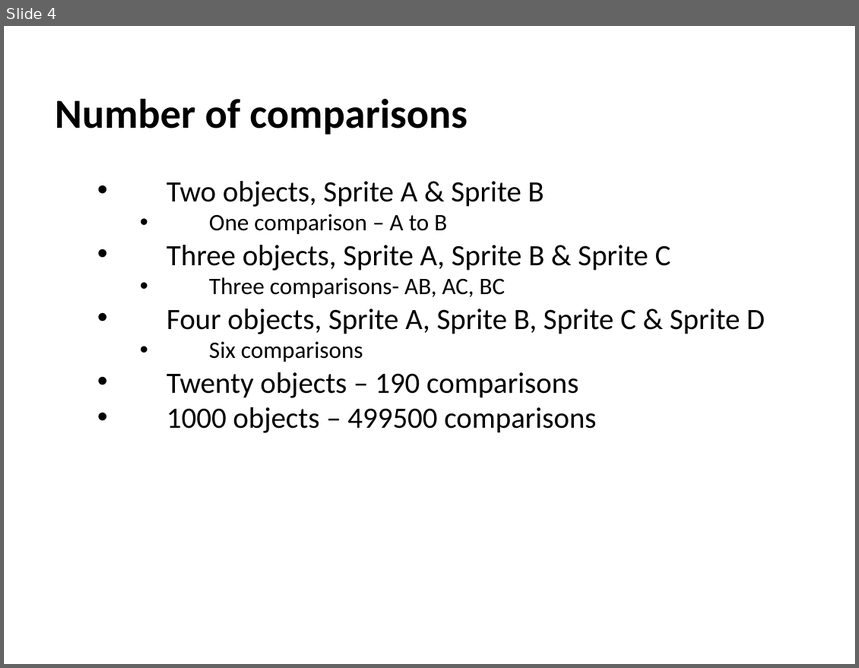
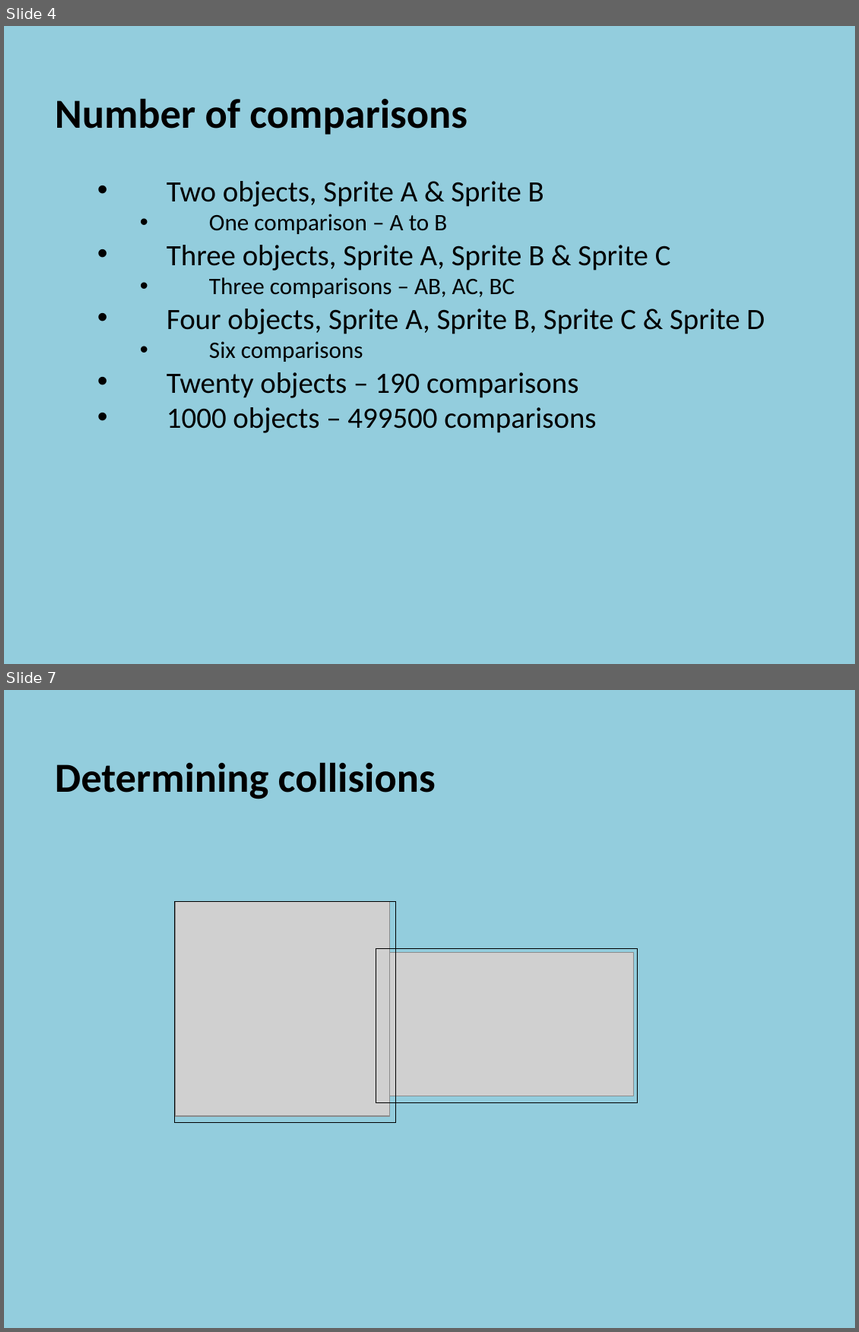
Before and after one commit to szetko/course-materials, a slide deck: Programming 4/08.2 NPC Collision/08.2 NPC Collision.pptx. Shown one above the other, each under a label of ours: slide 4 before the commit, slides 4 and 7 after it; the slides between them are not shown. The pictures are 859x668 and 859x1332 pixels, drawn with LibreOffice and Linux fonts; fonts in the diff are those of the drawing; grey boxes stand for pictures. Boxes give left, top, right and bottom in pixels: in the first picture for what was removed or moved away, otherwise in the second. Text is boxed around its words. In the diff, an @@ line names an element or a change of style, - is before the commit and + after.

Commit message:
Add
08.2 NPC Collision

```diff
--- a/Programming 4/08.2 NPC Collision/08.2 NPC Collision.pptx
+++ b/Programming 4/08.2 NPC Collision/08.2 NPC Collision.pptx
@@ slide 7 added at [4,690,855,1328], background #93CDDD @@
@@ text added at [55,762,436,799], 35 pt, text #000000, bold @@
+  Determining collisions
@@ picture added at [175,902,389,1116] @@
@@ rectangle added at [175,902,396,1123], outline #000000 0.75 pt @@
@@ picture added at [376,953,634,1097] @@
@@ rectangle added at [376,948,637,1103], outline #000000 0.75 pt @@
@@ slide 4 changed as well @@
@@ background #FFFFFF to #93CDDD @@
@@ text at [209,278,515,298]: text changed @@
-      • Three comparisons- AB, AC, BC
+      • Three comparisons – AB, AC, BC
```
Also in this commit, not shown: 4 other slides changed, 12 other slides added, 27 other files.
